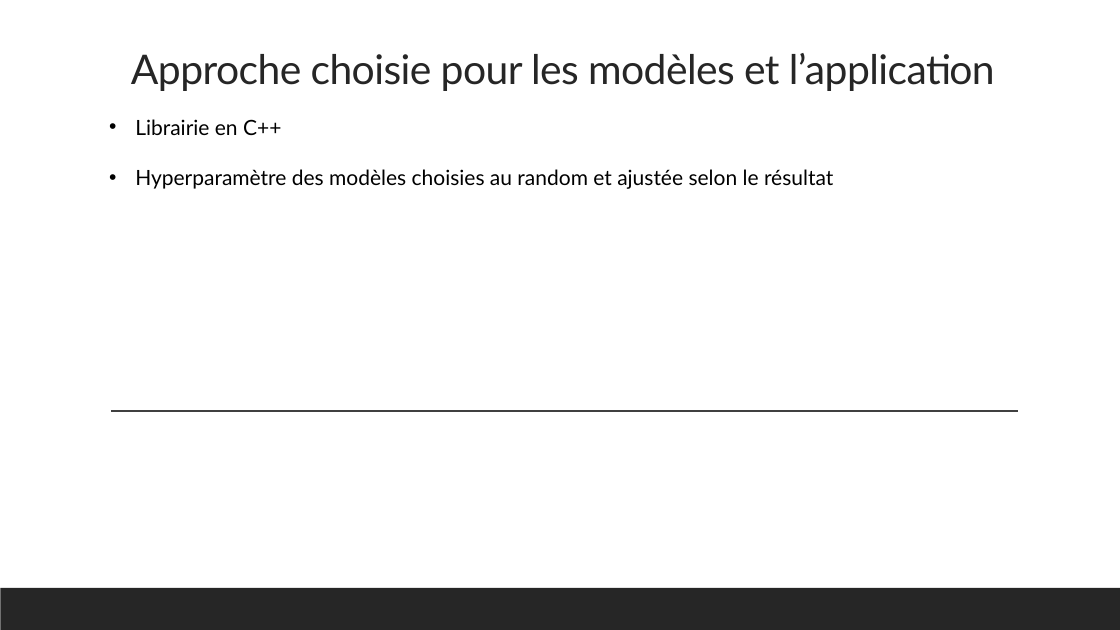
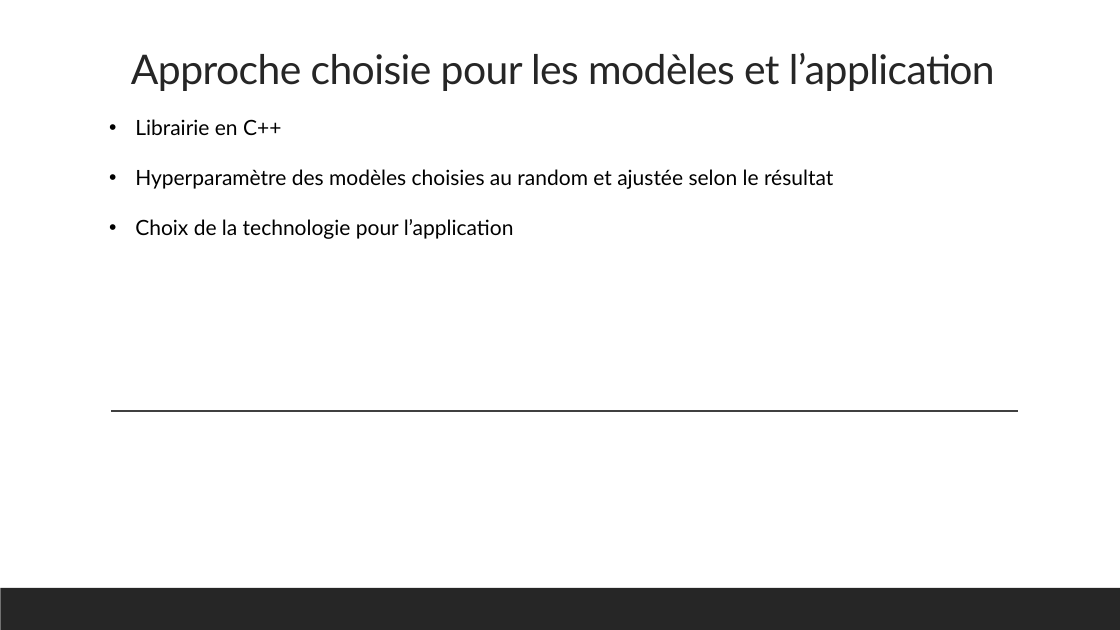
Before and after one commit to LemurdurerC/Projet_annuel, a slide deck: slide 10 of Docs/Slides/PA_Presentation.pptx. Drawn at 1120x630 pixels with LibreOffice and Linux fonts; fonts in the diff are those of the drawing. Boxes give left, top, right and bottom in pixels: in the first picture for what was removed or moved away, otherwise in the second. Text is boxed around its words. In the diff, an @@ line names an element or a change of style, - is before the commit and + after.

```diff
--- a/Docs/Slides/PA_Presentation.pptx
+++ b/Docs/Slides/PA_Presentation.pptx
@@ text at [135, 219, 514, 239]: paragraph added @@
+• Choix de la technologie pour l’application
```
Also in this commit, not shown: 3 other slides changed, 1 slide added.
